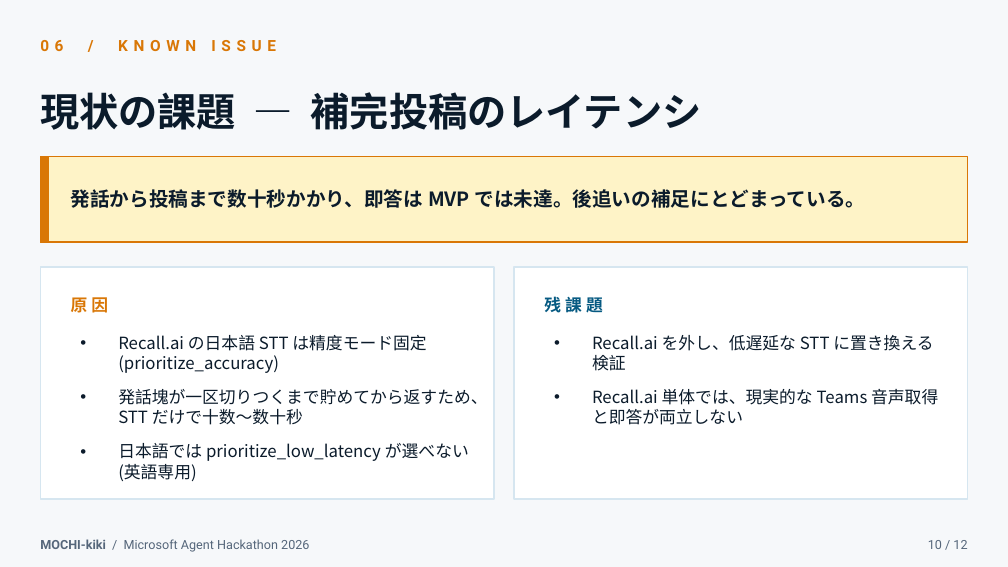
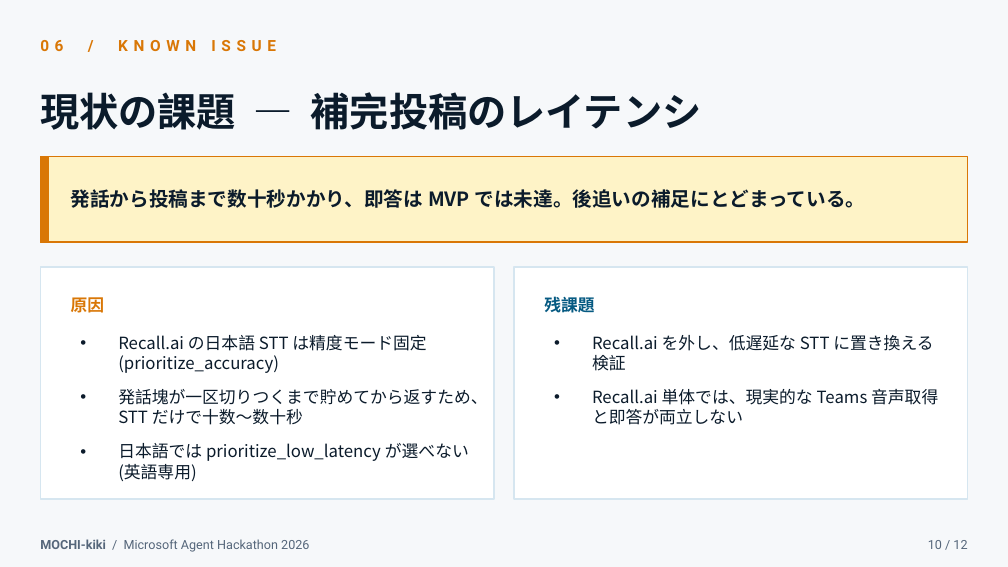
Before and after one commit to MOCHITEC/MOCHI-kiki, a slide deck: slide 10 of articles/mochi-kiki-teams-agent/video/mochi-kiki-demo-deck.pptx. Drawn at 1008x567 pixels with LibreOffice and Linux fonts; fonts in the diff are those of the drawing. Boxes give left, top, right and bottom in pixels: in the first picture for what was removed or moved away, otherwise in the second. Text is boxed around its words. In the diff, an @@ line names an element or a change of style, - is before the commit and + after.

```diff
--- a/articles/mochi-kiki-teams-agent/video/mochi-kiki-demo-deck.pptx
+++ b/articles/mochi-kiki-teams-agent/video/mochi-kiki-demo-deck.pptx
@@ text "原因" at [71,297,105,313]: letter spacing 3 to 0 pt @@
@@ text "残課題" at [544,294,594,316]: letter spacing 3 to 0 pt @@
```
Also in this commit, not shown: 6 other slides changed, 2 other files.
